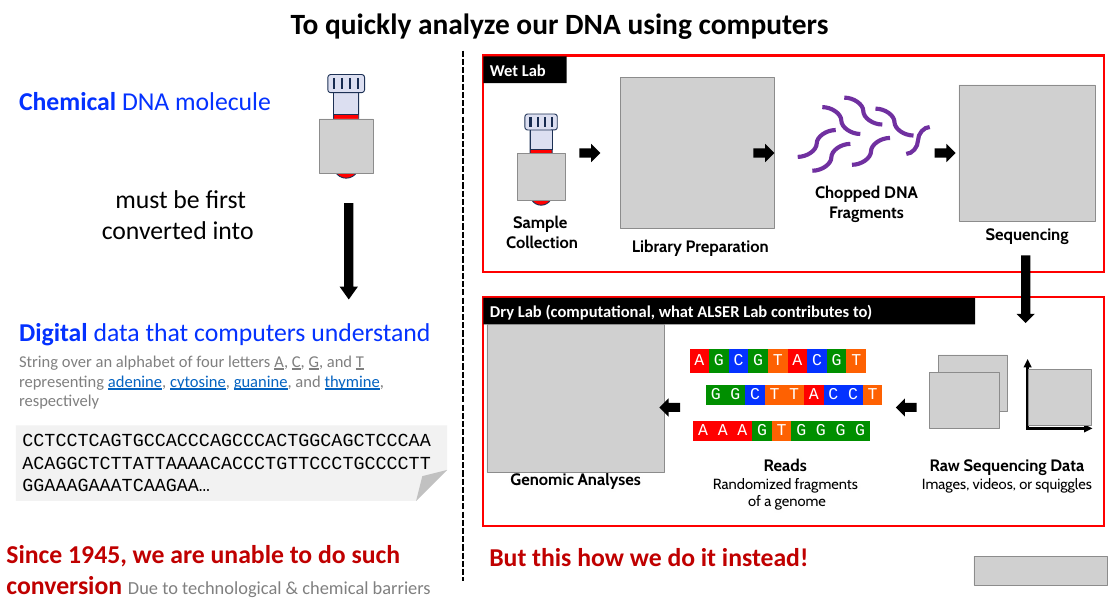
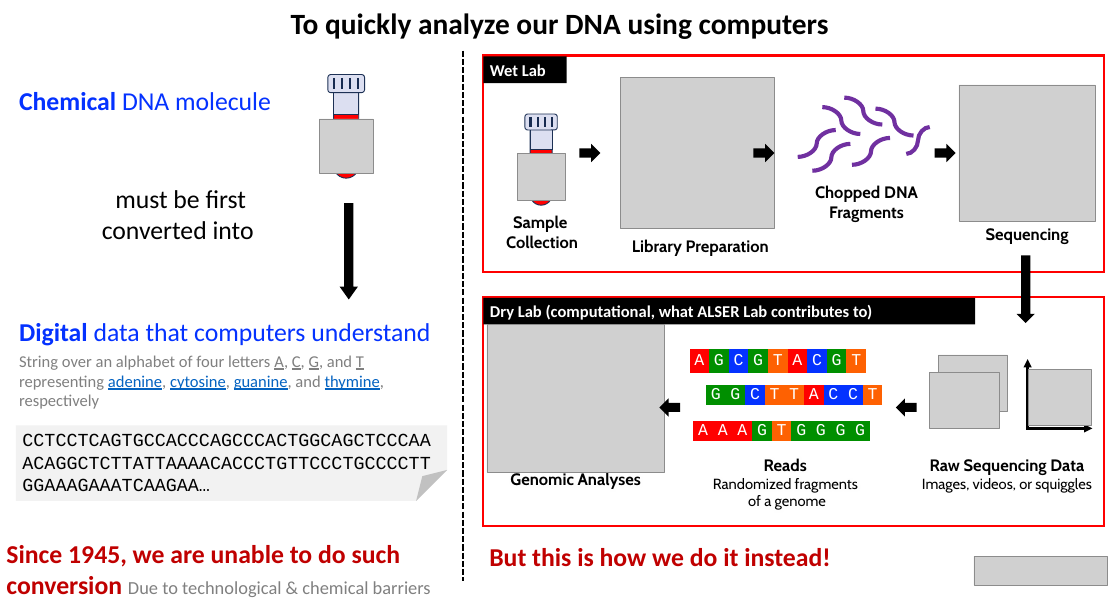
Before and after one commit to AlserLab/AlserLab.github.io, a slide deck: slide 1 of assets/img/research/researchslides-wide.pptx. Drawn at 1120x599 pixels with LibreOffice and Linux fonts; fonts in the diff are those of the drawing; grey boxes stand for pictures. Boxes give left, top, right and bottom in pixels: in the first picture for what was removed or moved away, otherwise in the second. Text is boxed around its words. In the diff, an @@ line names an element or a change of style, - is before the commit and + after.

```diff
--- a/assets/img/research/researchslides-wide.pptx
+++ b/assets/img/research/researchslides-wide.pptx
@@ text at <box>489,548,830,567</box>: text changed @@
-But this how we do it instead!
+But this is how we do it instead!
```
Also in this commit, not shown: 1 other file.
